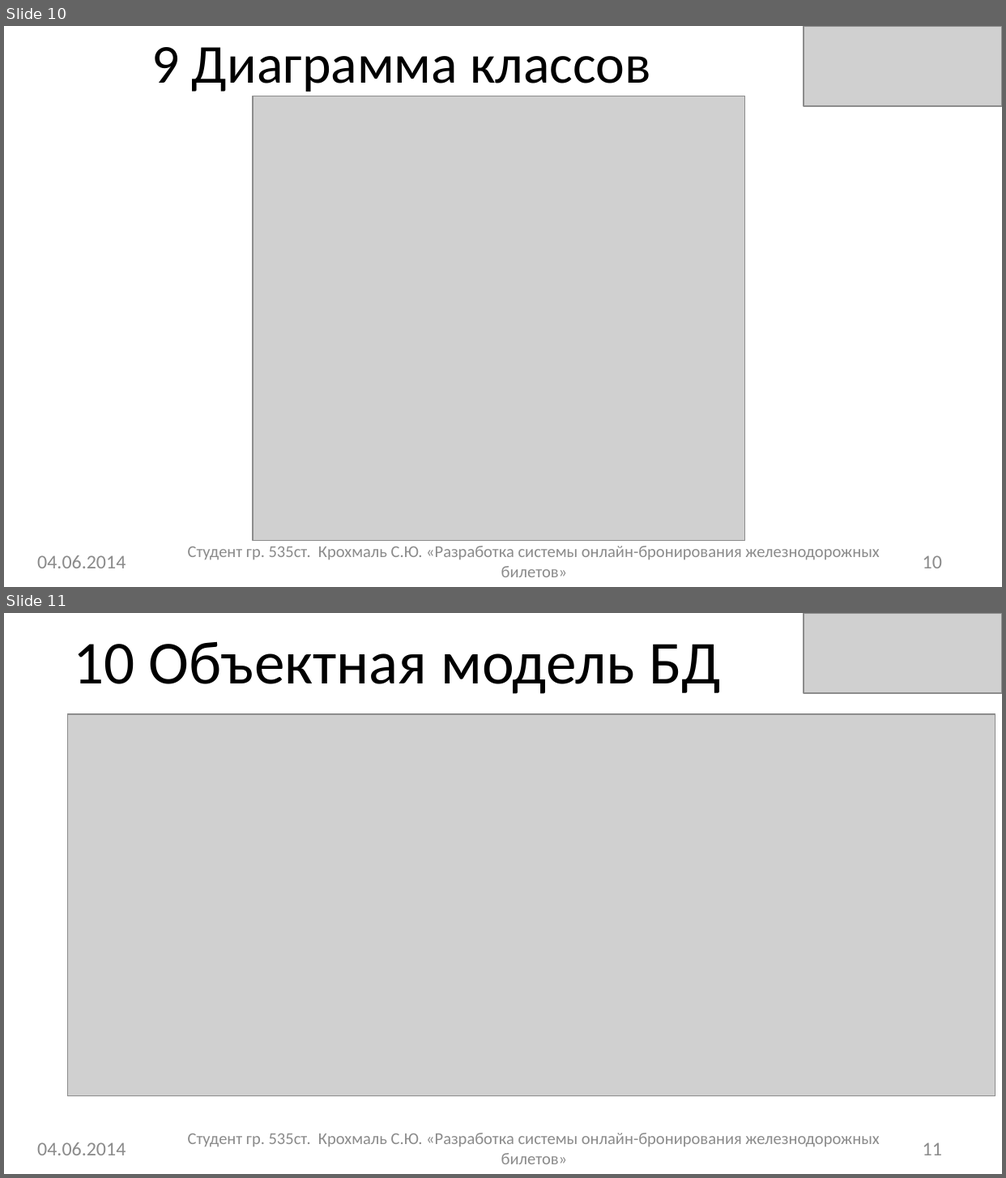
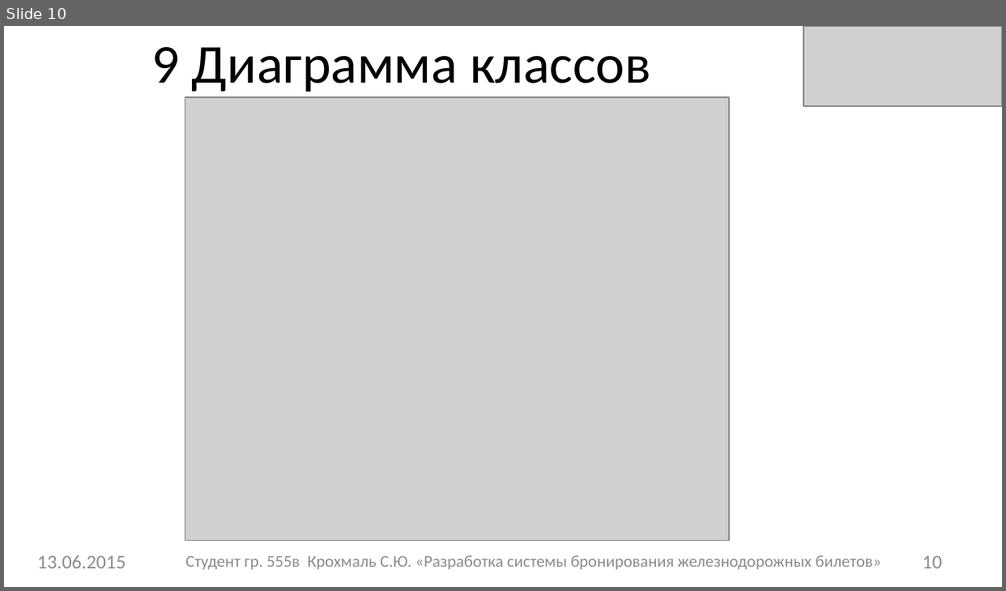
Before and after one commit to sergey-krokhmal/RailwayTicketBooking, a slide deck: Documentation/Презенташка.pptx. Shown one above the other, each under a label of ours: slides 10 and 11 before the commit, slide 10 after it. The pictures are 1006x1178 and 1006x591 pixels, drawn with LibreOffice and Linux fonts; fonts in the diff are those of the drawing; grey boxes stand for pictures. Boxes give left, top, right and bottom in pixels: in the first picture for what was removed or moved away, otherwise in the second. Text is boxed around its words. In the diff, an @@ line names an element or a change of style, - is before the commit and + after.

```diff
--- a/Documentation/Презенташка.pptx
+++ b/Documentation/Презенташка.pptx
@@ slide 11 removed at [4,613,1002,1174], background #FFFFFF @@
@@ picture removed at [803,613,1002,693] @@
@@ title removed at [74,641,721,694] @@
-10 Объектная модель БД
@@ picture removed at [68,715,996,1097] @@
@@ text removed at [37,1143,126,1156] @@
-04.06.2014
@@ text removed at [188,1133,879,1165] @@
-Студент гр. 535ст. Крохмаль С.Ю. «Разработка системы онлайн-бронирования железнодорожных билетов»
@@ page number removed at [923,1143,942,1156] @@
-11
@@ slide 10 changed as well @@
@@ picture: place and size @@
-picture at [253,96,744,540]
+picture at [185,98,728,541]
@@ text at [37,556,126,569]: text changed @@
-04.06.2014
+13.06.2015
@@ text at [185,556,881,570]: text changed @@
-Студент гр. 535ст. Крохмаль С.Ю. «Разработка системы онлайн-бронирования железнодорожных билетов»
+Студент гр. 555в Крохмаль С.Ю. «Разработка системы бронирования железнодорожных билетов»
```
Also in this commit, not shown: 14 other slides changed, 1 slide added, 1 other slide removed, 26 other files.
